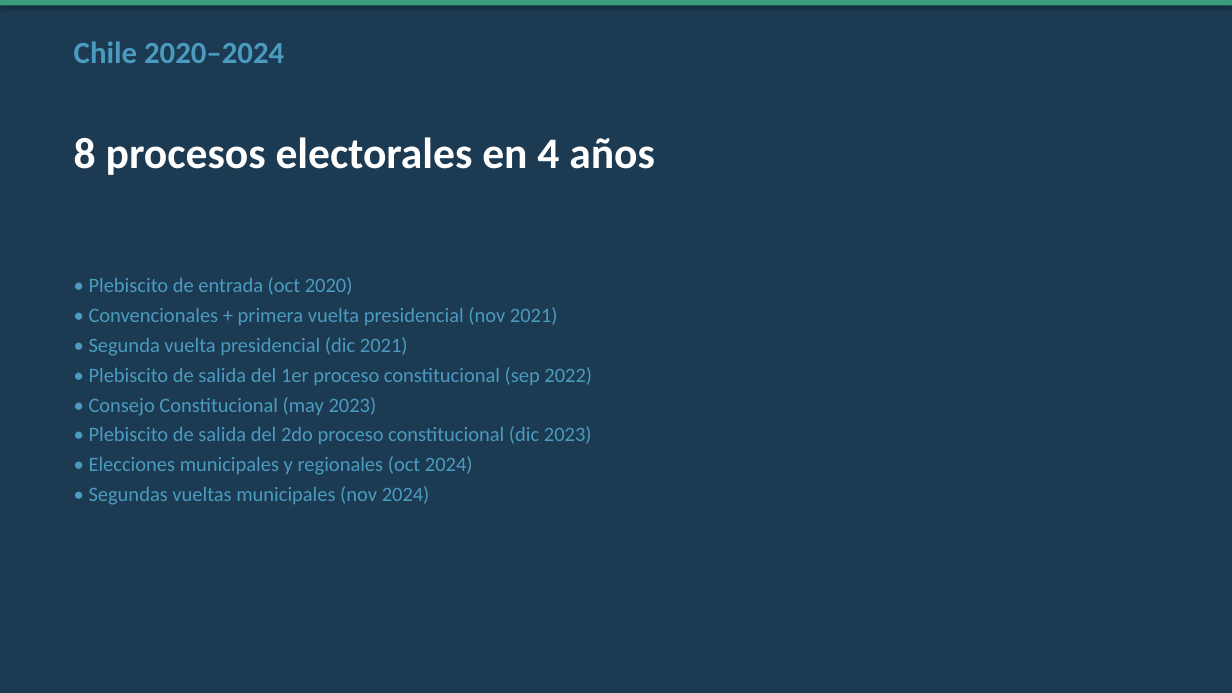
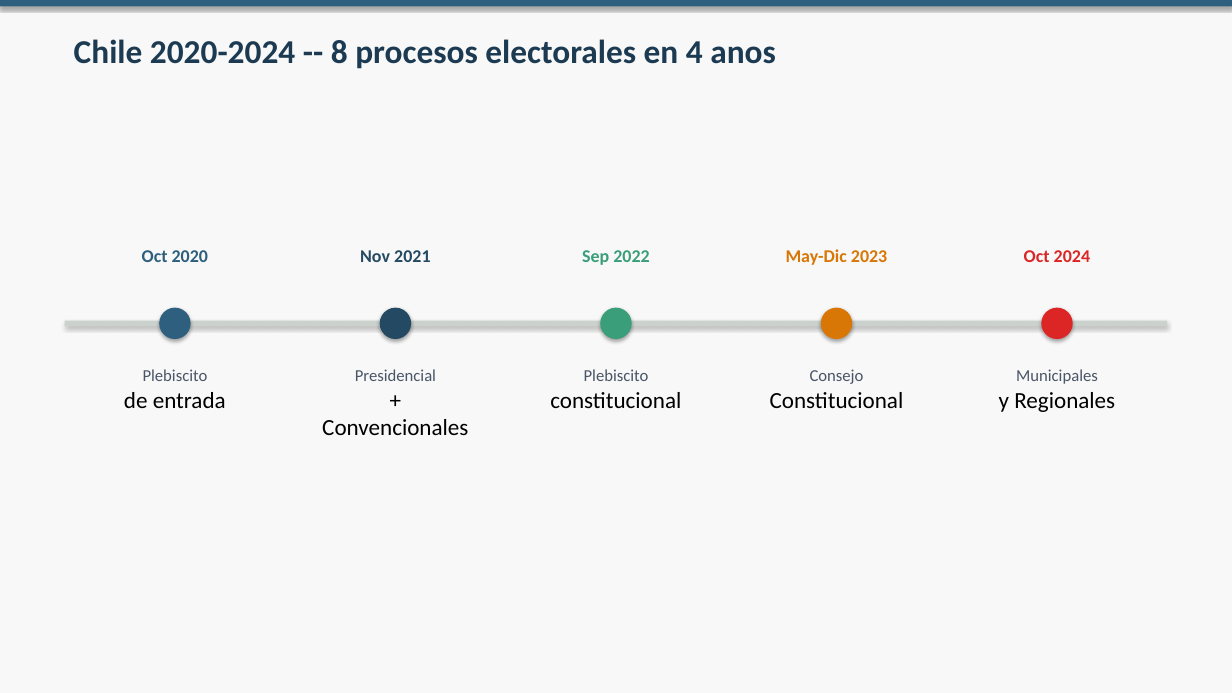
Before and after one commit to whatebria/tinder-decisivo, a slide deck: slide 2 of presentaciones/01_Problema_Investigacion_y_Contexto.pptx. Drawn at 1232x693 pixels with LibreOffice and Linux fonts; fonts in the diff are those of the drawing. Boxes give left, top, right and bottom in pixels: in the first picture for what was removed or moved away, otherwise in the second. Text is boxed around its words. In the diff, an @@ line names an element or a change of style, - is before the commit and + after.

```diff
--- a/presentaciones/01_Problema_Investigacion_y_Contexto.pptx
+++ b/presentaciones/01_Problema_Investigacion_y_Contexto.pptx
@@ background #1C3A52 to #F7F8F7 @@
@@ rectangle at (x1=0, y1=0, x2=1232, y2=6): fill #3A9E7A to #2E5F7E @@
@@ text at (x1=74, y1=39, x2=776, y2=69): text changed; size 24 to 26 pt; text colour #4A9BBF to #1C3A52 @@
-Chile 2020–2024
+Chile 2020-2024 -- 8 procesos electorales en 4 anos
@@ text removed at (x1=74, y1=137, x2=655, y2=175) @@
-8 procesos electorales en 4 años
@@ text added at (x1=142, y1=250, x2=208, y2=262), 14 pt, text #2E5F7E, bold @@
+Oct 2020
@@ text added at (x1=360, y1=250, x2=430, y2=262), 14 pt, text #244A63, bold @@
+Nov 2021
@@ text added at (x1=582, y1=250, x2=649, y2=265), 14 pt, text #3A9E7A, bold @@
+Sep 2022
@@ text added at (x1=786, y1=249, x2=887, y2=265), 14 pt, text #D97706, bold @@
+May-Dic 2023
@@ text added at (x1=1024, y1=250, x2=1090, y2=262), 14 pt, text #DC2626, bold @@
+Oct 2024
@@ text removed at (x1=89, y1=277, x2=592, y2=505) @@
-• Plebiscito de entrada (oct 2020)
-• Convencionales + primera vuelta presidencial (nov 2021)
-• Segunda vuelta presidencial (dic 2021)
-• Plebiscito de salida del 1er proceso constitucional (sep 2022)
-• Consejo Constitucional (may 2023)
-• Plebiscito de salida del 2do proceso constitucional (dic 2023)
-• Elecciones municipales y regionales (oct 2024)
-• Segundas vueltas municipales (nov 2024)
@@ rectangle added at (x1=65, y1=321, x2=1167, y2=326), fill #CBD1CD @@
@@ ellipse added at (x1=159, y1=308, x2=190, y2=339), fill #2E5F7E @@
@@ ellipse added at (x1=380, y1=308, x2=411, y2=339), fill #244A63 @@
@@ ellipse added at (x1=601, y1=308, x2=632, y2=339), fill #3A9E7A @@
@@ ellipse added at (x1=821, y1=308, x2=852, y2=339), fill #D97706 @@
@@ ellipse added at (x1=1042, y1=308, x2=1073, y2=339), fill #DC2626 @@
@@ text added at (x1=124, y1=369, x2=226, y2=408), 13 pt, text #4A5568 @@
+Plebiscito
+de entrada
@@ text added at (x1=322, y1=369, x2=468, y2=435), 18 pt, text #000000 @@
+Presidencial
++ Convencionales
@@ text added at (x1=550, y1=369, x2=681, y2=408), 18 pt, text #000000 @@
+Plebiscito
+constitucional
@@ text added at (x1=770, y1=369, x2=904, y2=408), 18 pt, text #000000 @@
+Consejo
+Constitucional
@@ text added at (x1=999, y1=369, x2=1115, y2=412), 13 pt, text #4A5568 @@
+Municipales
+y Regionales
```
Also in this commit, not shown: 9 other slides changed, 5 slides added, 5 slides removed, 10 other files.
